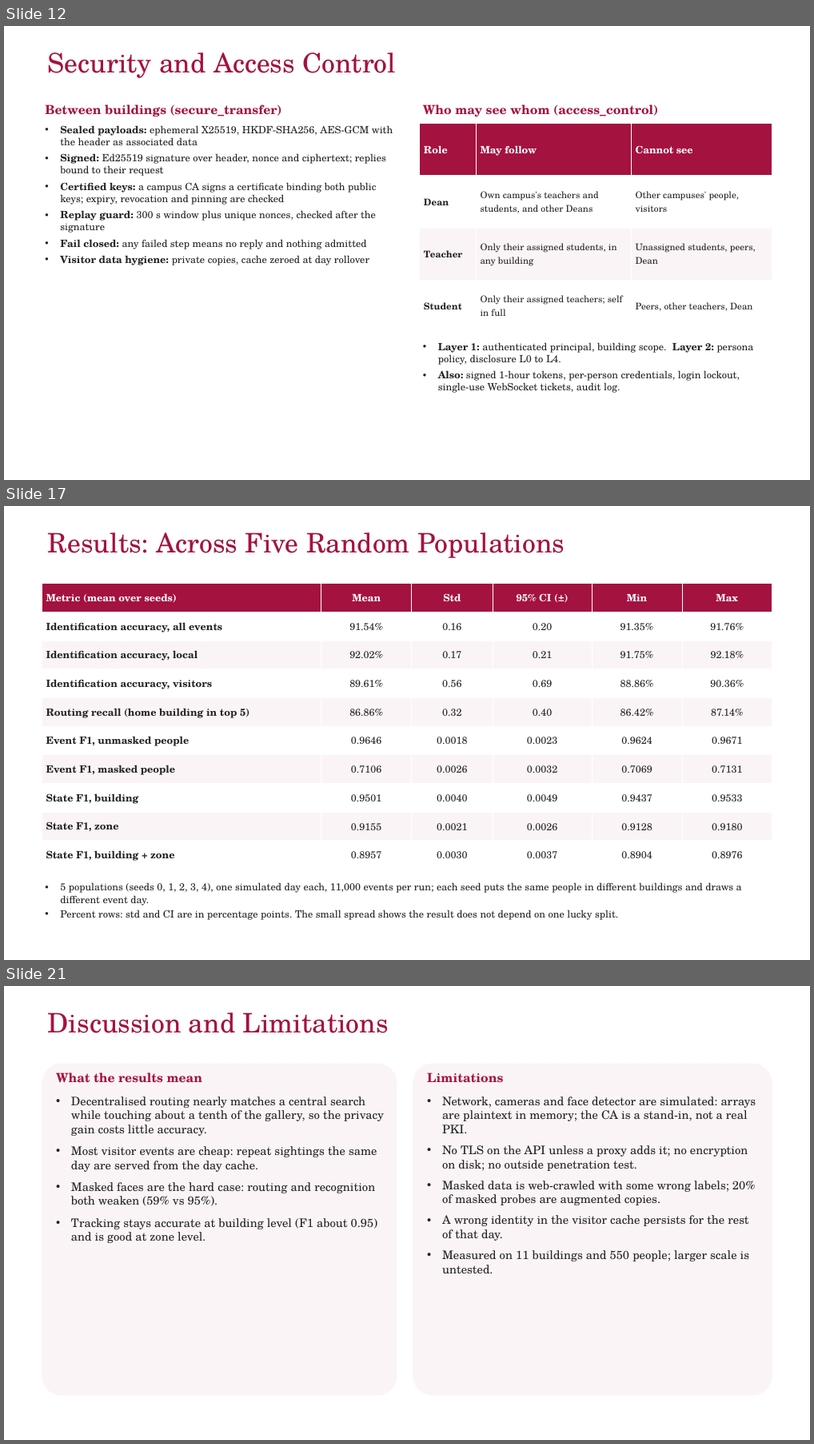
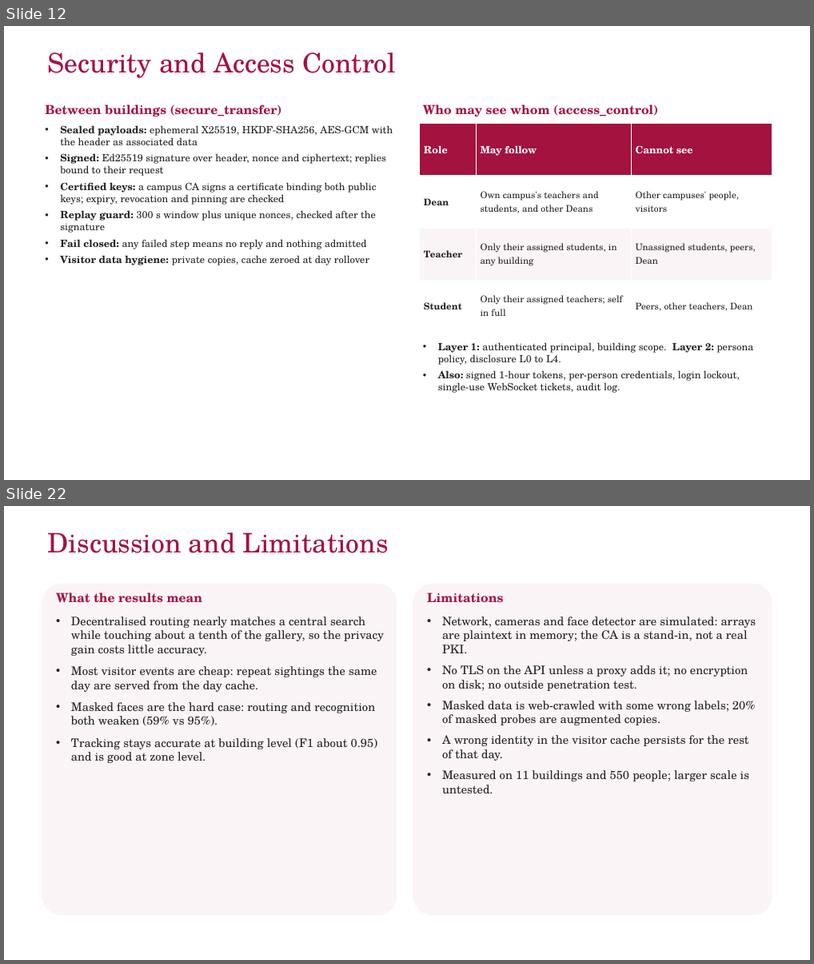
Before and after one commit to yadhu-vipin/Occupant_Tracking_v2, a slide deck: final_review/S7_Final_Review_Group_C3.pptx. Shown one above the other, each under a label of ours: slides 12, 17 and 21 before the commit, slides 12 and 22 after it; the slides between them are not shown. The pictures are 814x1444 and 814x964 pixels, drawn with LibreOffice and Linux fonts; fonts in the diff are those of the drawing; background and template pictures are left out. Boxes give left, top, right and bottom in pixels: in the first picture for what was removed or moved away, otherwise in the second. Text is boxed around its words. In the diff, an @@ line names an element or a change of style, - is before the commit and + after.

```diff
--- a/final_review/S7_Final_Review_Group_C3.pptx
+++ b/final_review/S7_Final_Review_Group_C3.pptx
@@ slide 17 removed at (4,506,810,960), background #FFFFFF @@
@@ title removed at (48,532,565,558) @@
-Results: Across Five Random Populations
@@ table removed at (42,584,772,869), 10 rows, 6 columns @@
-Metric (mean over seeds) | Mean | Std | 95% CI (±) | Min | Max
-Identification accuracy, all events | 91.54% | 0.16 | 0.20 | 91.35% | 91.76%
-Identification accuracy, local | 92.02% | 0.17 | 0.21 | 91.75% | 92.18%
-Identification accuracy, visitors | 89.61% | 0.56 | 0.69 | 88.86% | 90.36%
-Routing recall (home building in top 5) | 86.86% | 0.32 | 0.40 | 86.42% | 87.14%
-Event F1, unmasked people | 0.9646 | 0.0018 | 0.0023 | 0.9624 | 0.9671
-Event F1, masked people | 0.7106 | 0.0026 | 0.0032 | 0.7069 | 0.7131
-State F1, building | 0.9501 | 0.0040 | 0.0049 | 0.9437 | 0.9533
-State F1, zone | 0.9155 | 0.0021 | 0.0026 | 0.9128 | 0.9180
-State F1, building + zone | 0.8957 | 0.0030 | 0.0037 | 0.8904 | 0.8976
@@ text removed at (60,882,742,920) @@
-• 5 populations (seeds 0, 1, 2, 3, 4), one simulated day each, 11,000 events per run; each seed puts the same people in different buildings and draws a different event day.
-• Percent rows: std and CI are in percentage points. The small spread shows the result does not depend on one lucky split.
@@ page number removed at (4,938,42,960) @@
-17
@@ what was slide 21 is now slide 22 @@
```
Also in this commit, not shown: 11 slides changed, 5 slides added, 3 other slides removed, 20 other files.
